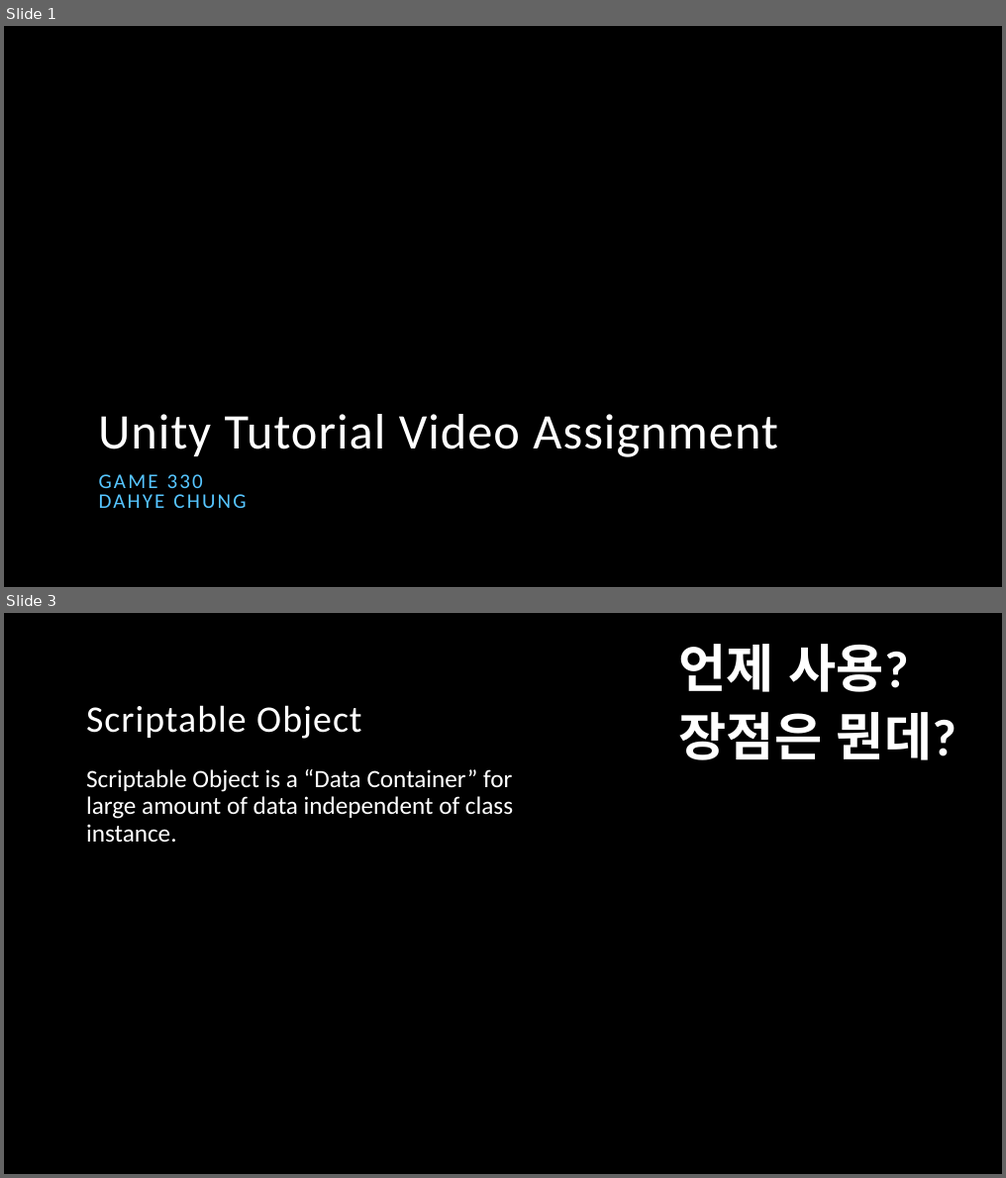
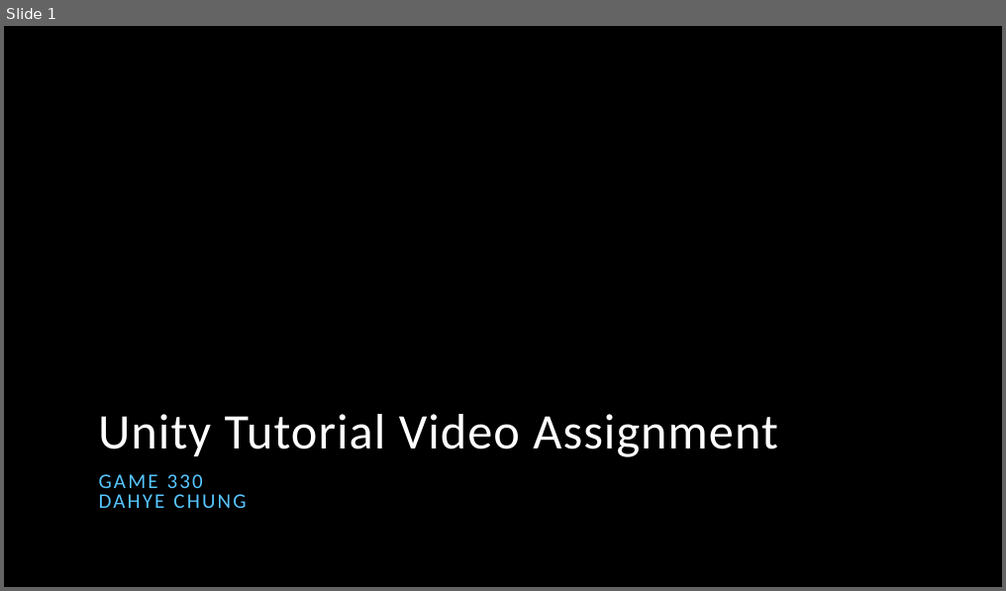
Before and after one commit to DahyeChung/2023Fall, a slide deck: Game 330 Unity/Unity Tutorial/Scriptable Object Tutorial.pptx. Shown one above the other, each under a label of ours: slides 1 and 3 before the commit, slide 1 after it; the slides between them are not shown. The pictures are 1006x1178 and 1006x591 pixels, drawn with LibreOffice and Linux fonts; fonts in the diff are those of the drawing; background and template pictures are left out. Boxes give left, top, right and bottom in pixels: in the first picture for what was removed or moved away, otherwise in the second. Text is boxed around its words. In the diff, an @@ line names an element or a change of style, - is before the commit and + after.

```diff
--- a/Game 330 Unity/Unity Tutorial/Scriptable Object Tutorial.pptx
+++ b/Game 330 Unity/Unity Tutorial/Scriptable Object Tutorial.pptx
@@ slide 3 removed at (4, 613, 1002, 1174), background picture (left out) @@
@@ text removed at (679, 644, 956, 761) @@
-언제 사용?
-장점은 뭔데?
@@ title removed at (86, 705, 361, 739) @@
-Scriptable Object
@@ text removed at (86, 769, 513, 843) @@
-Scriptable Object is a “Data Container” for large amount of data independent of class instance.
```
Also in this commit, not shown: 1 slide changed, 8 slides added, 4 other slides removed, 3 other files.
